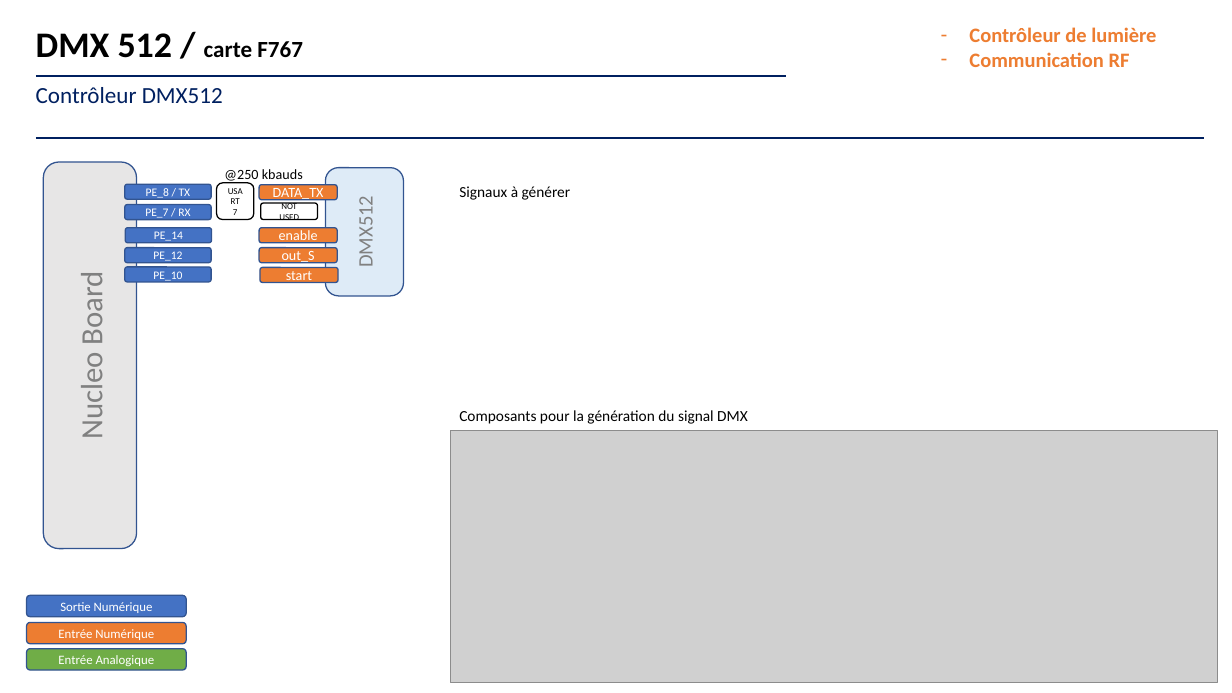
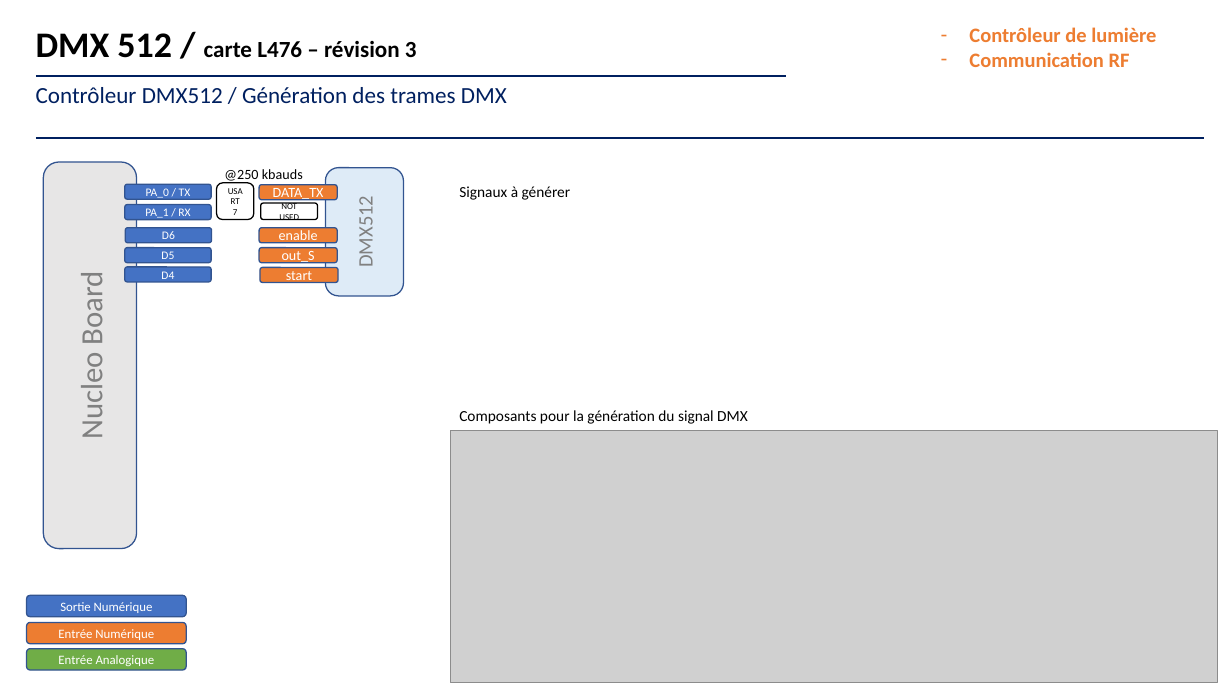
Before and after one commit to jvillemejane/LEnsE_IOGS_Maquettes, a slide deck: slide 2 of Maquettes/Elec_Num_Emb/MIDI_DMX_L476/brochage.pptx. Drawn at 1232x693 pixels with LibreOffice and Linux fonts; fonts in the diff are those of the drawing; grey boxes stand for pictures. Boxes give left, top, right and bottom in pixels: in the first picture for what was removed or moved away, otherwise in the second. Text is boxed around its words. In the diff, an @@ line names an element or a change of style, - is before the commit and + after.

Commit message:
Mise a jour carte DMX-MIDI L476

```diff
--- a/Maquettes/Elec_Num_Emb/MIDI_DMX_L476/brochage.pptx
+++ b/Maquettes/Elec_Num_Emb/MIDI_DMX_L476/brochage.pptx
@@ text at [36, 33, 417, 58]: text changed @@
-DMX 512 / carte F767
+DMX 512 / carte L476 – révision 3
@@ text at [36, 87, 507, 103]: text changed @@
-Contrôleur DMX512
+Contrôleur DMX512 / Génération des trames DMX
@@ text in rounded rectangle at [145, 208, 190, 220]: text changed @@
-PE_7 / RX
+PA_1 / RX
@@ text in rounded rectangle at [146, 188, 191, 198]: text changed @@
-PE_8 / TX
+PA_0 / TX
@@ text in rounded rectangle at [162, 231, 175, 243]: text changed @@
-PE_14
+D6
@@ text in rounded rectangle at [161, 251, 174, 263]: text changed @@
-PE_12
+D5
@@ text in rounded rectangle at [161, 271, 174, 279]: text changed @@
-PE_10
+D4
```
Also in this commit, not shown: 4 other slides changed, 3 slides added, 4 slides removed, 19 other files.
